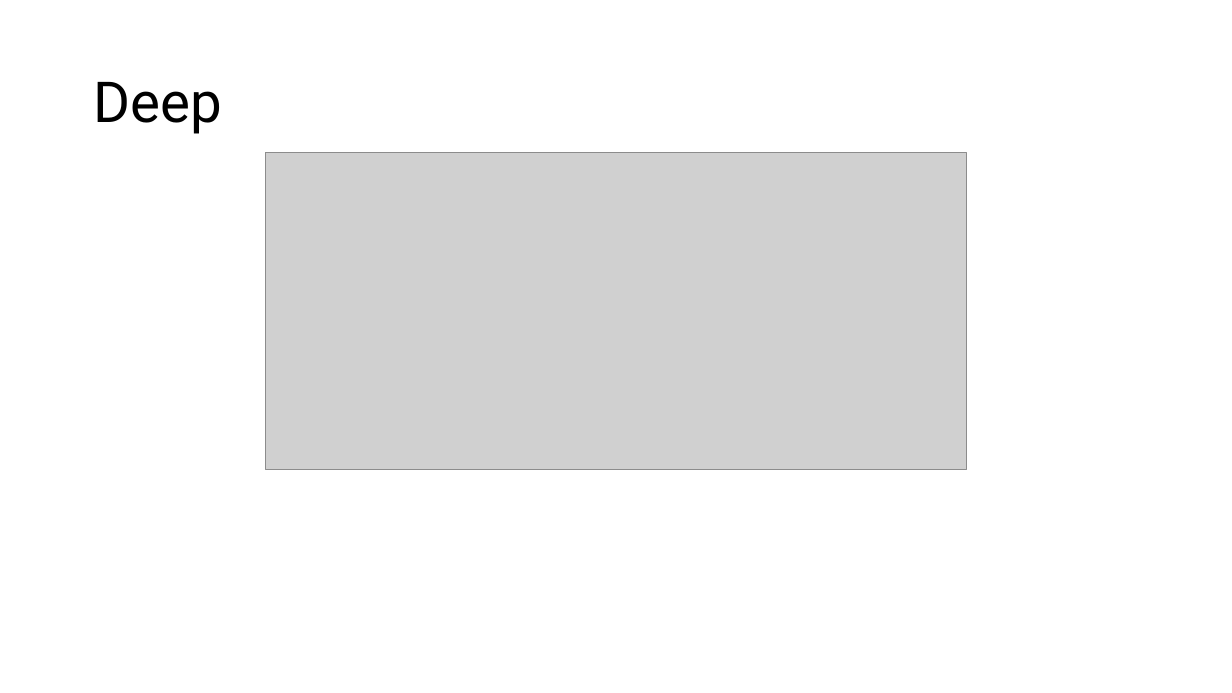
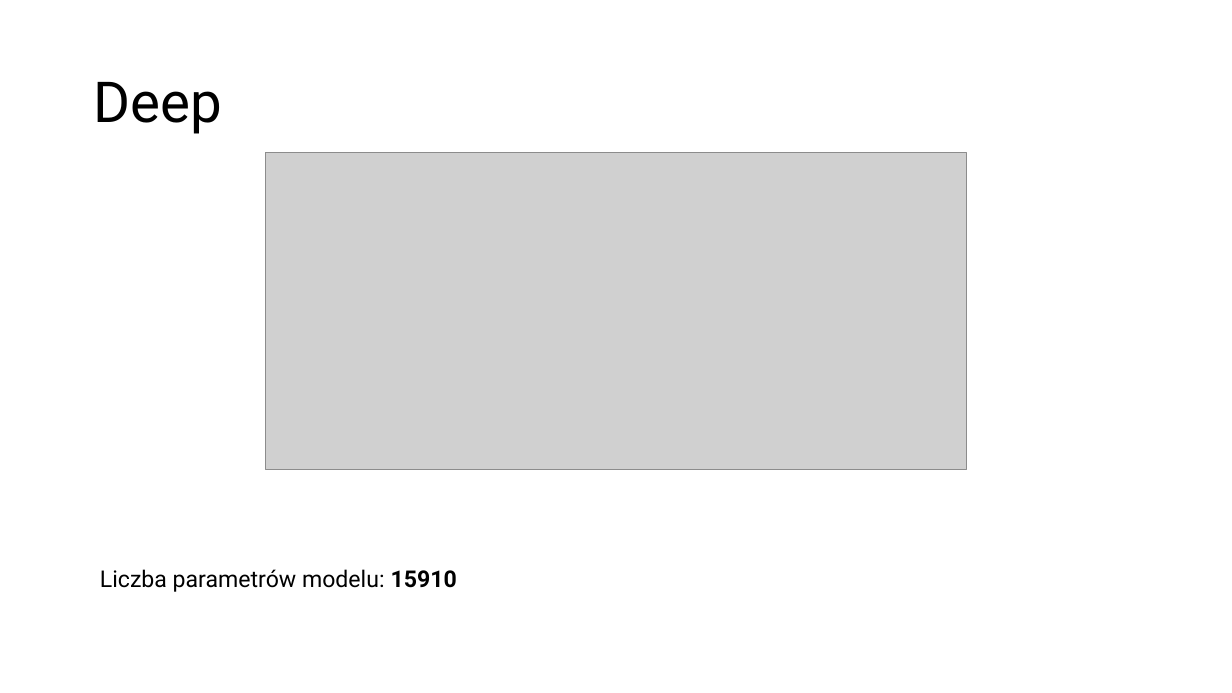
Before and after one commit to aleksanderrut/Lab_ML_in_Phy, a slide deck: slide 6 of Projekt2/Prezentacja.pptx. Drawn at 1232x693 pixels with LibreOffice and Linux fonts; fonts in the diff are those of the drawing; grey boxes stand for pictures. Boxes give left, top, right and bottom in pixels: in the first picture for what was removed or moved away, otherwise in the second. Text is boxed around its words. In the diff, an @@ line names an element or a change of style, - is before the commit and + after.

```diff
--- a/Projekt2/Prezentacja.pptx
+++ b/Projekt2/Prezentacja.pptx
@@ text added at (x1=100, y1=569, x2=457, y2=592), 18 pt, text #000000 @@
+Liczba parametrów modelu: 15910
```
Also in this commit, not shown: 7 other slides changed, 2 slides added, 7 other files.
